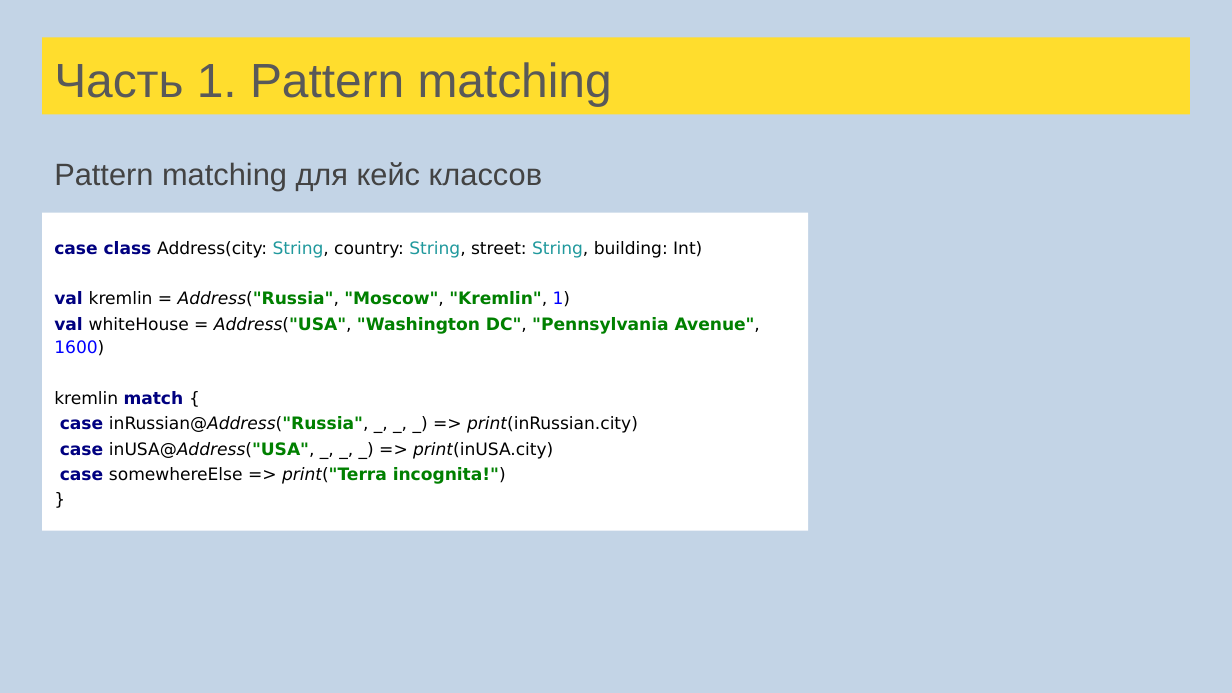
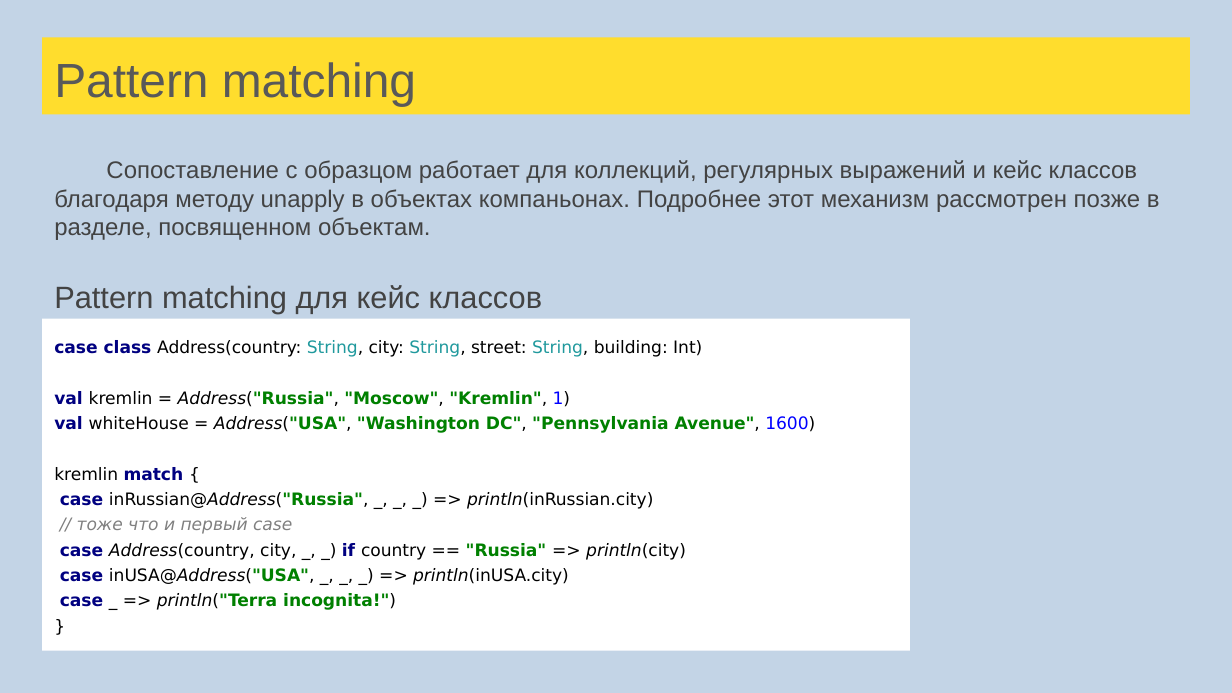
Before and after one commit to sergeypopov83/scala-school, a slide deck: slide 42 of src/main/resources/Лекции Scala для FinTech.pptx. Drawn at 1232x693 pixels with LibreOffice and Linux fonts; fonts in the diff are those of the drawing. Boxes give left, top, right and bottom in pixels: in the first picture for what was removed or moved away, otherwise in the second. Text is boxed around its words. In the diff, an @@ line names an element or a change of style, - is before the commit and + after.

```diff
--- a/src/main/resources/Лекции Scala для FinTech.pptx
+++ b/src/main/resources/Лекции Scala для FinTech.pptx
@@ title at <box>54,62,416,106</box>: text changed @@
-Часть 1. Pattern matching
+Pattern matching
@@ text at <box>54,160,1160,240</box>: paragraph added @@
+Сопоставление с образцом работает для коллекций, регулярных выражений и кейс классов благодаря методу unapply в объектах компаньонах. Подробнее этот механизм рассмотрен позже в разделе, посвященном объектам.
@@ rectangle "case class Address(country: String, city: ...": place and size @@
-rectangle "case class Address(country: String, city: ..." at <box>42,213,808,531</box>
+rectangle "case class Address(country: String, city: ..." at <box>42,319,909,652</box>
@@ text in rectangle at <box>54,340,702,357</box>: text changed @@
-case class Address(city: String, country: String, street: String, building: Int)
+case class Address(country: String, city: String, street: String, building: Int)
@@ text in rectangle at <box>60,492,686,610</box>: text changed @@
-case inRussian@Address("Russia", _, _, _) => print(inRussian.city)
-case inUSA@Address("USA", _, _, _) => print(inUSA.city)
-case somewhereElse => print("Terra incognita!")
+case inRussian@Address("Russia", _, _, _) => println(inRussian.city)
+// тоже что и первый case
+case Address(country, city, _, _) if country == "Russia" => println(city)
+case inUSA@Address("USA", _, _, _) => println(inUSA.city)
+case _ => println("Terra incognita!")
```
Also in this commit, not shown: 121 other slides changed, 5 slides added, 5 slides removed, 58 other files.
